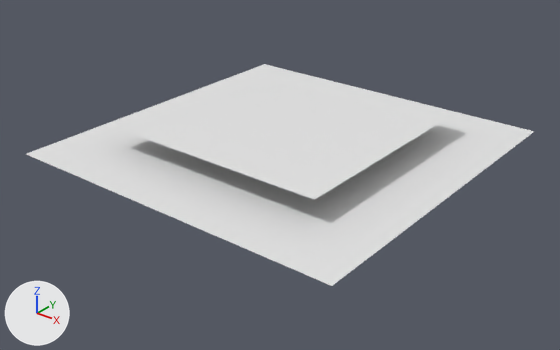
Renders of the OBJ model models/plane_stack.obj from each side of a commit.
The view is the same before and after, from a 50 mm camera at (3.64, -4.66, 3.16) aimed at (0.06, -0.18, 0.39). The lights are fixed; the arrows at lower left show +X, +Y and +Z. Where no turn or scale is listed for an object, it has been applied to the vertices.

Names of what the first picture shows: 'plane_stack'.
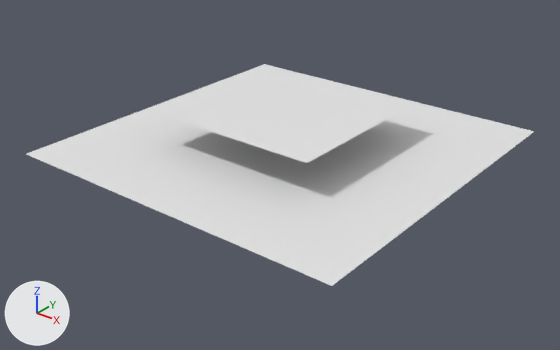
The newer file is also rescaled (x0.667), turned or shifted as a whole; pictures and numbers use the older file's frame.

Diff of the bpy script that builds the scene:
```diff
--- a/models/plane_stack.obj.py
+++ b/models/plane_stack.obj.py
@@ me_plane_stack @@
 me_plane_stack.from_pydata(...)  # 6650 vertices, 12784 faces; spans x -1.5..1.5, y -1.5..1.5, z 0.6..0.8
 # used by ob_plane_stack; location = (0.0, 0.0, 0.0)
+# me_plane_stack part 1: the loose piece of 3325 vertices spanning x -1.0..1.0, y -1.0..1.0, z 0.8 is scaled about its middle by (0.75, 0.75, 0.801), then moved by (0.0, 0.0, 0.1)
```

Where the change shows, as pixel boxes (x1, y1, x2, y2) in the pictures (560 x 350 px; the box of a moved part takes in the faces that stretch with it):
part 1 of me_plane_stack, moved or reshaped
    before: (114, 67, 456, 200)
    after: (157, 68, 416, 163)
